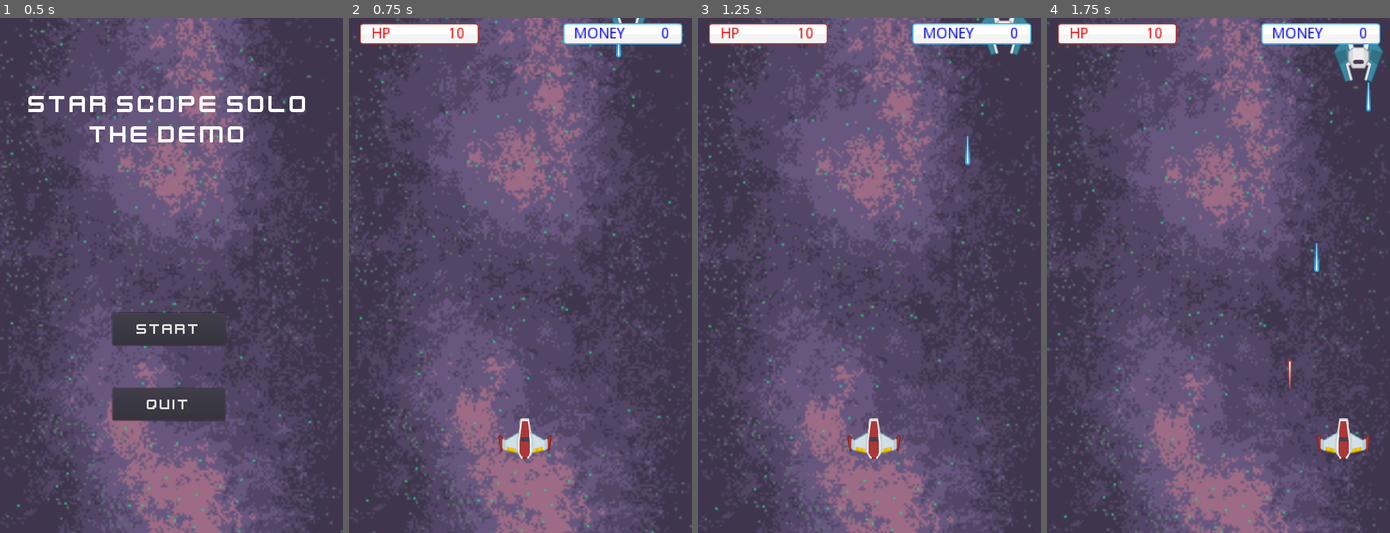
Above: before the commit, frames 1-4 (left to right).
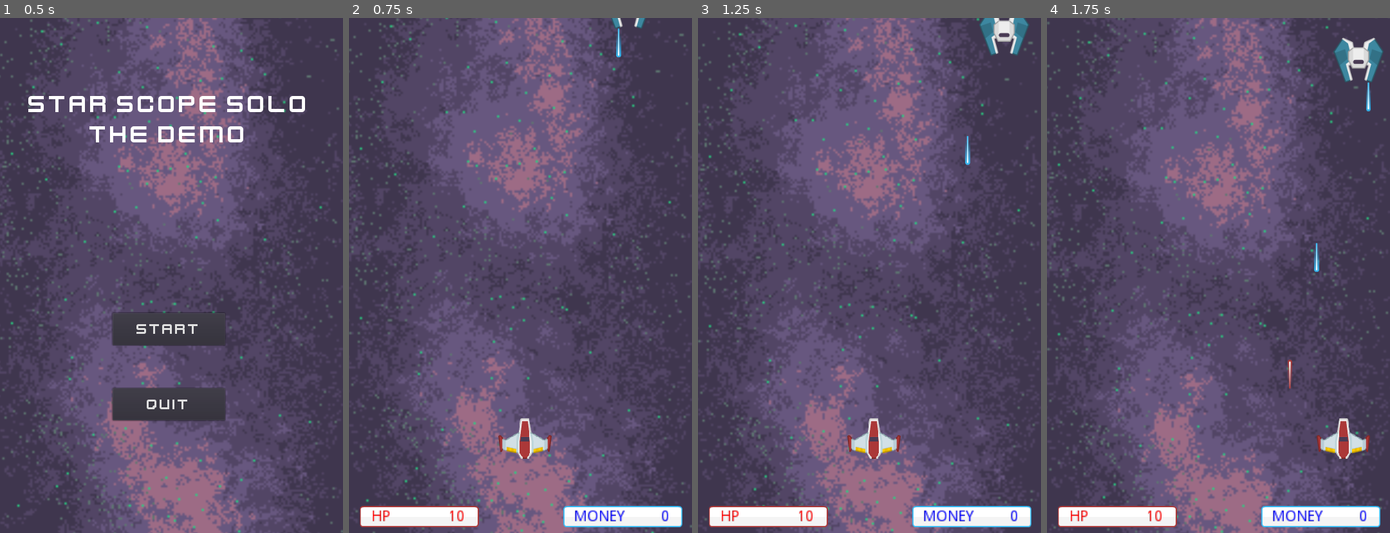
Above: after the commit, the same moments.

Repository: yang-official/super-secret-star-project
Game: Godot game, scene res://levels/demo_menu.tscn
The game is run twice, just before and just after one commit, with the same random seed, the same clock (stepped at 60 frames per second) and the same inputs.
Inputs (mouse positions are in pixels of both pictures, inside the frame that each line leads up to):
- Up to frame 1 (0.5 s): no input
- Up to frame 2 (0.75 s): click "START" at 0.5 s
- Up to frame 3 (1.25 s): no input
- Up to frame 4 (1.75 s): tap Enter at 1.25 s; move the mouse to (1293, 249) at 1.27 s; hold Right (ui_right) from 1.28 s (still down); tap Space at 1.52 s

Frame 1 is identical in both runs. In frame 2, 5.7% of the frame differs, in the area x 3-98%, y 1-99%; in frame 3, 5.7%; in frame 4, 5.7%.

Commit message:
added pause

Diff:
--- /dev/null
+++ b/levels/Pause.gd
@@ -0,0 +1,19 @@
+extends Control
+
+# Declare member variables here. Examples:
+# var a = 2
+# var b = "text"
+
+# Called when the node enters the scene tree for the first time.
+func _ready():
+	pass # Replace with function body.
+
+# Called every frame. 'delta' is the elapsed time since the previous frame.
+#func _process(delta):
+#	pass
+
+func _input(event):
+	if event.is_action_pressed("ui_pause"):
+		var new_pause_state = not get_tree().paused
+		get_tree().paused = new_pause_state
+		visible = new_pause_state
--- a/levels/demo_level.tscn
+++ b/levels/demo_level.tscn
@@ -11,6 +11,12 @@
 [ext_resource path="res://assets/sprites/hud/buttonBlue.png" type="Texture" id=9]
 [ext_resource path="res://levels/score.gd" type="Script" id=10]
 [ext_resource path="res://assets/sounds/rolemu_-_04_-_The_Black_Kitty.ogg" type="AudioStream" id=11]
+[ext_resource path="res://levels/Pause.gd" type="Script" id=12]
+[ext_resource path="res://assets/fonts/kenvector_future.ttf" type="DynamicFontData" id=13]
+
+[sub_resource type="DynamicFont" id=1]
+size = 40
+font_data = ExtResource( 13 )
 
 [node name="demo_level" type="Node2D"]
 script = ExtResource( 1 )
@@ -34,27 +40,28 @@
 
 [node name="tex_health" type="TextureRect" parent="HUD"]
 margin_left = 20.0
-margin_top = 10.0
+margin_top = 910.0
 margin_right = 242.0
-margin_bottom = 50.0
+margin_bottom = 950.0
 texture = ExtResource( 7 )
+__meta__ = {
+"_edit_group_": true
+}
 
-[node name="HP_text" type="Label" parent="HUD"]
-margin_left = 40.0
-margin_top = 10.0
-margin_right = 60.0
-margin_bottom = 30.0
+[node name="HP_text" type="Label" parent="HUD/tex_health"]
+margin_left = 20.0
+margin_right = 40.0
+margin_bottom = 20.0
 rect_scale = Vector2( 2, 2 )
 custom_colors/font_color = Color( 1, 0, 0, 1 )
 text = "HP"
 align = 1
 valign = 1
 
-[node name="health" type="Label" parent="HUD"]
-margin_left = 180.0
-margin_top = 10.0
-margin_right = 200.0
-margin_bottom = 30.0
+[node name="health" type="Label" parent="HUD/tex_health"]
+margin_left = 160.0
+margin_right = 180.0
+margin_bottom = 20.0
 rect_scale = Vector2( 2, 2 )
 custom_colors/font_color = Color( 1, 0, 0, 1 )
 align = 1
@@ -63,27 +70,28 @@
 
 [node name="tex_score" type="TextureRect" parent="HUD"]
 margin_left = 400.0
-margin_top = 10.0
+margin_top = 910.0
 margin_right = 622.0
-margin_bottom = 50.0
+margin_bottom = 950.0
 texture = ExtResource( 9 )
+__meta__ = {
+"_edit_group_": true
+}
 
-[node name="score" type="Label" parent="HUD"]
-margin_left = 570.0
-margin_top = 10.0
-margin_right = 590.0
-margin_bottom = 30.0
+[node name="score" type="Label" parent="HUD/tex_score"]
+margin_left = 170.0
+margin_right = 190.0
+margin_bottom = 20.0
 rect_scale = Vector2( 2, 2 )
 custom_colors/font_color = Color( 0, 0, 1, 1 )
 align = 1
 valign = 1
 script = ExtResource( 10 )
 
-[node name="score_text" type="Label" parent="HUD"]
-margin_left = 420.0
-margin_top = 10.0
-margin_right = 461.0
-margin_bottom = 30.0
+[node name="score_text" type="Label" parent="HUD/tex_score"]
+margin_left = 20.0
+margin_right = 67.0
+margin_bottom = 20.0
 rect_scale = Vector2( 2, 2 )
 custom_colors/font_color = Color( 0, 0, 1, 1 )
 text = "MONEY"
@@ -93,5 +101,27 @@
 [node name="level_music" type="AudioStreamPlayer2D" parent="."]
 stream = ExtResource( 11 )
 autoplay = true
-[connection signal="hp_updated" from="Player" to="HUD/health" method="_on_Player_hp_updated"]
-[connection signal="money_updated" from="Player" to="HUD/score" method="_on_Player_money_updated"]
+
+[node name="Menus" type="CanvasLayer" parent="."]
+
+[node name="Pause" type="Control" parent="Menus"]
+pause_mode = 2
+visible = false
+margin_right = 640.0
+margin_bottom = 960.0
+script = ExtResource( 12 )
+
+[node name="BlackOverlay" type="ColorRect" parent="Menus/Pause"]
+anchor_right = 1.0
+anchor_bottom = 1.0
+color = Color( 0, 0, 0, 0.392157 )
+
+[node name="Paused" type="Label" parent="Menus/Pause"]
+margin_left = 230.0
+margin_top = 440.0
+margin_right = 428.0
+margin_bottom = 485.0
+custom_fonts/font = SubResource( 1 )
+text = "PAUSED"
+[connection signal="hp_updated" from="Player" to="HUD/tex_health/health" method="_on_Player_hp_updated"]
+[connection signal="money_updated" from="Player" to="HUD/tex_score/score" method="_on_Player_money_updated"]
--- a/levels/health.gd
+++ b/levels/health.gd
@@ -2,7 +2,7 @@
 
 # Called when the node enters the scene tree for the first time.
 func _ready():
-	var hp = get_node("../../Player").get("hp")
+	var hp = get_node("../../../Player").get("hp")
 	self.text = str(hp)
 
 # Called every frame. 'delta' is the elapsed time since the previous frame.
--- a/levels/score.gd
+++ b/levels/score.gd
@@ -2,7 +2,7 @@
 
 # Called when the node enters the scene tree for the first time.
 func _ready():
-	var money = get_node("../../Player").get("money")
+	var money = get_node("../../../Player").get("money")
 	self.text = str(money)
 
 # Called every frame. 'delta' is the elapsed time since the previous frame.
--- a/project.godot
+++ b/project.godot
@@ -59,6 +59,11 @@
 , Object(InputEventKey,"resource_local_to_scene":false,"resource_name":"","device":0,"alt":false,"shift":false,"control":false,"meta":false,"command":false,"pressed":false,"scancode":83,"unicode":0,"echo":false,"script":null)
  ]
 }
+ui_pause={
+"deadzone": 0.5,
+"events": [ Object(InputEventKey,"resource_local_to_scene":false,"resource_name":"","device":0,"alt":false,"shift":false,"control":false,"meta":false,"command":false,"pressed":false,"scancode":16777217,"unicode":0,"echo":false,"script":null)
+ ]
+}
 
 [rendering]
 
Not shown: 1 places in levels/demo_level.tscn that only renumber resources
